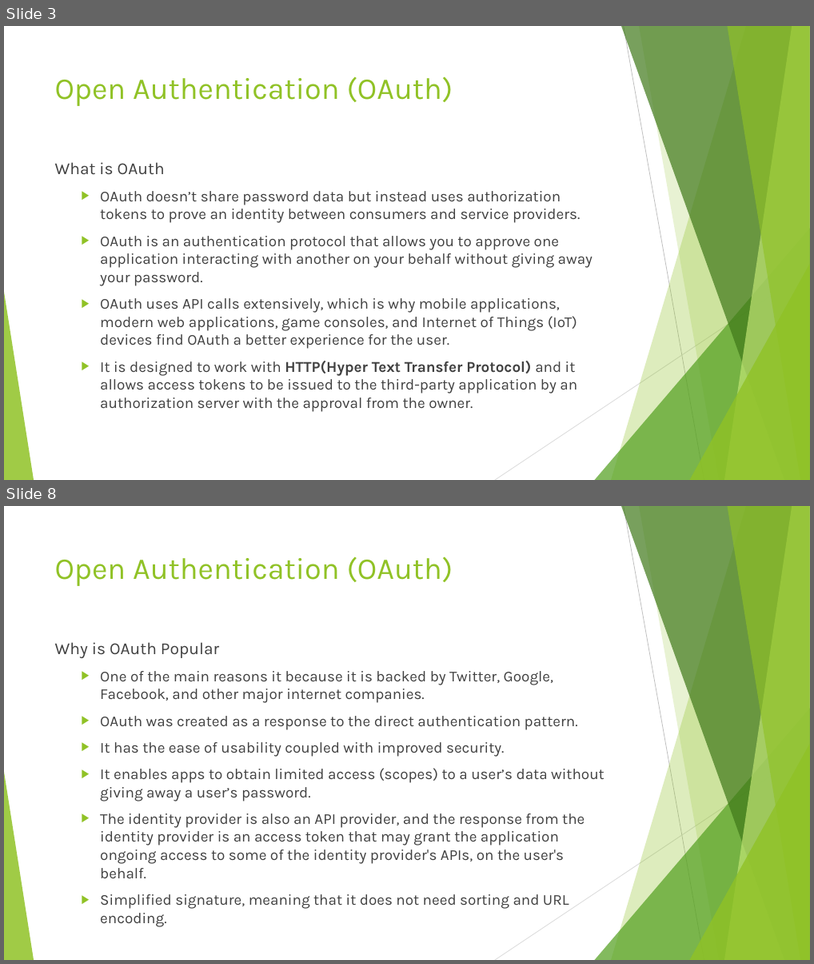
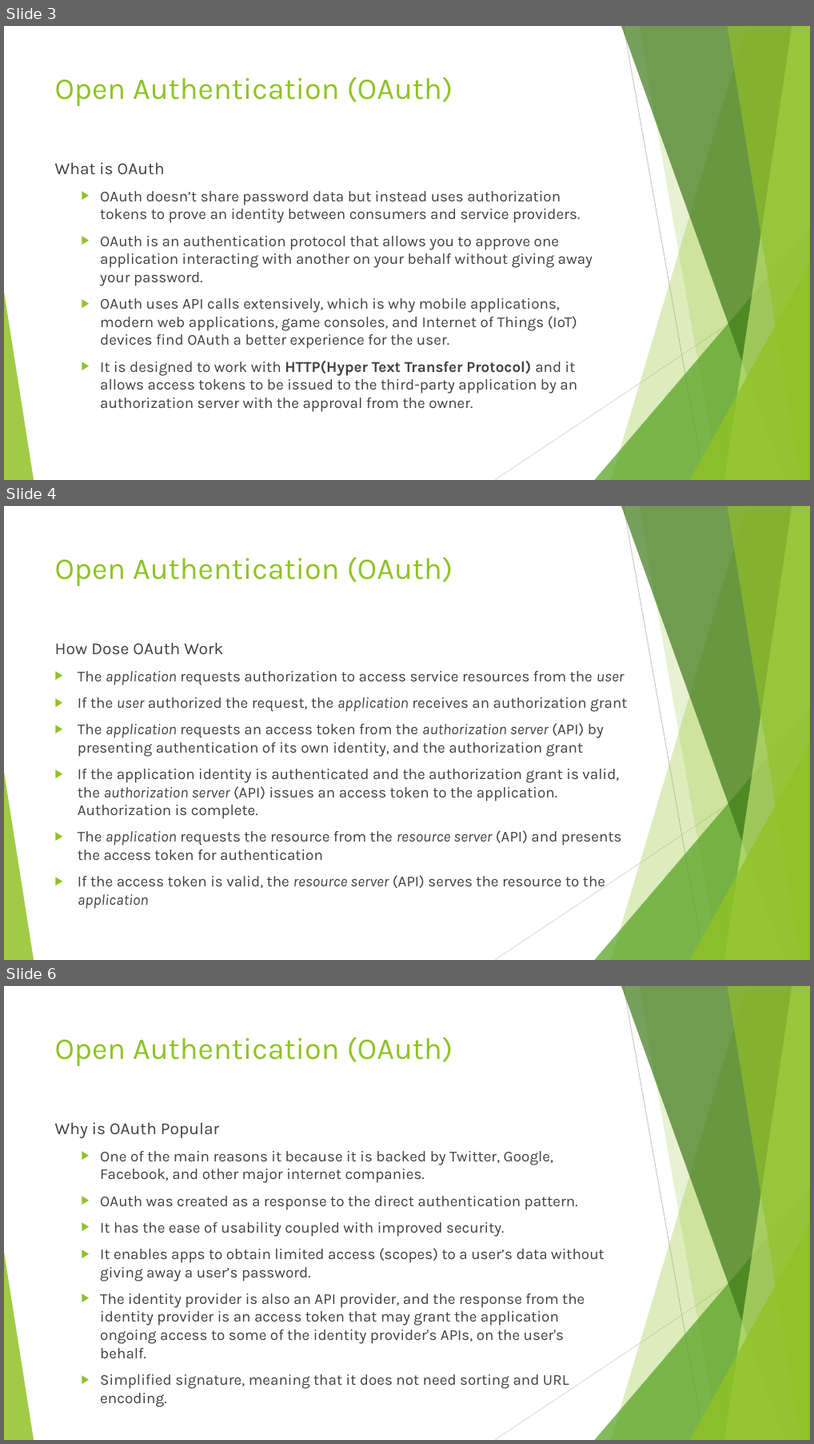
Before and after one commit to imaaxa/web-420, a slide deck: week-9/gilliam-assignment-9.2.pptx. Shown one above the other, each under a label of ours: slides 3 and 8 before the commit, slides 3, 4 and 6 after it; the slides between them are not shown. The pictures are 814x964 and 814x1444 pixels, drawn with LibreOffice and Linux fonts; fonts in the diff are those of the drawing. Boxes give left, top, right and bottom in pixels: in the first picture for what was removed or moved away, otherwise in the second. Text is boxed around its words. In the diff, an @@ line names an element or a change of style, - is before the commit and + after.

```diff
--- a/week-9/gilliam-assignment-9.2.pptx
+++ b/week-9/gilliam-assignment-9.2.pptx
@@ slide 4 added at box(4, 506, 810, 960), background #FFFFFF; not listed: 10 template elements that a slide beside it also shows @@
@@ title added at box(55, 556, 454, 586), 36 pt, text #90C226 @@
+Open Authentication (OAuth)
@@ text added at box(55, 642, 627, 908), 18 pt, text #404040 @@
+How Dose OAuth Work
+▶ The application requests authorization to access service resources from the user
+▶ If the user authorized the request, the application receives an authorization grant
+▶ The application requests an access token from the authorization server (API) by presenting authentication of its own identity, and the authorization grant
+▶ If the application identity is authenticated and the authorization grant is valid, the authorization server (API) issues an access token to the application. Authorization is complete.
+▶ The application requests the resource from the resource server (API) and presents the access token for authentication
+▶ If the access token is valid, the resource server (API) serves the resource to the application
@@ what was slide 8 is now slide 6 @@
```
Also in this commit, not shown: 2 slides changed, 3 slides removed, 5 other files.
